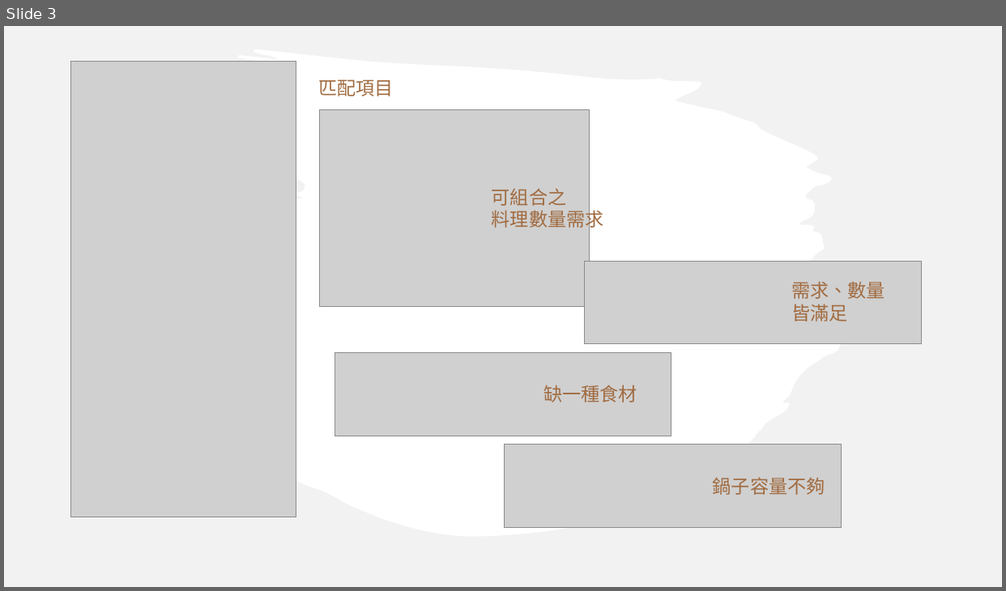
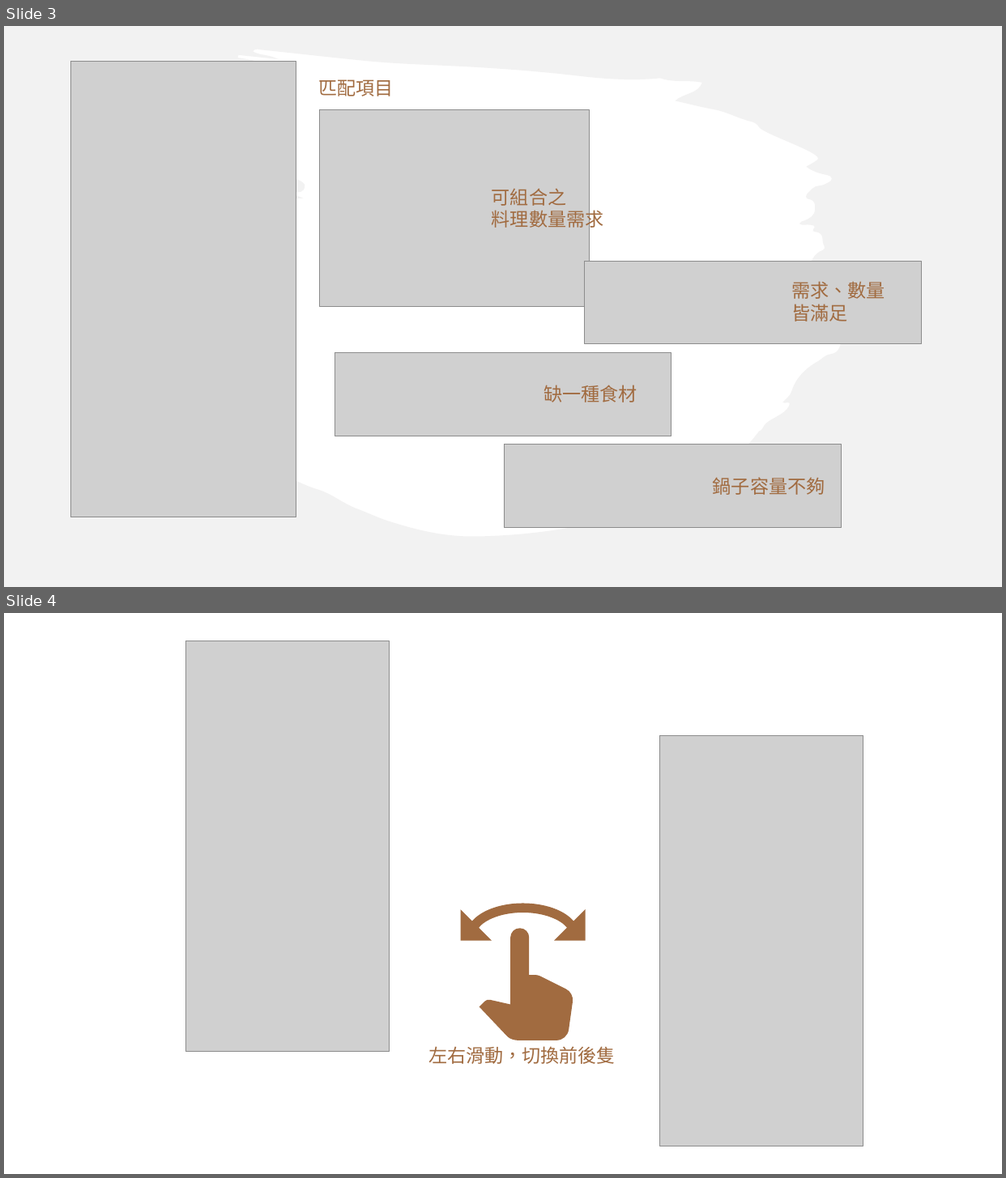
Before and after one commit to HuskyHsu/sleepoke, a slide deck: doc/introduce.pptx. Shown one above the other, each under a label of ours: slide 3 before the commit, slides 3 and 4 after it. The pictures are 1006x591 and 1006x1178 pixels, drawn with LibreOffice and Linux fonts; fonts in the diff are those of the drawing; grey boxes stand for pictures. Boxes give left, top, right and bottom in pixels: in the first picture for what was removed or moved away, otherwise in the second. Text is boxed around its words. In the diff, an @@ line names an element or a change of style, - is before the commit and + after.

```diff
--- a/doc/introduce.pptx
+++ b/doc/introduce.pptx
@@ slide 4 added at (x1=4, y1=613, x2=1002, y2=1174), background #FFFFFF @@
@@ freeform shape added at (x1=4, y1=613, x2=522, y2=1071), fill #FFFFFF at 30% opacity @@
@@ freeform shape added at (x1=4, y1=613, x2=541, y2=1088), outline #FFFFFF 1.5 pt @@
@@ picture added at (x1=186, y1=641, x2=390, y2=1052) @@
@@ freeform shape added at (x1=539, y1=728, x2=1002, y2=1174), outline #FFFFFF 1.5 pt @@
@@ freeform shape added at (x1=560, y1=744, x2=1002, y2=1174), fill #FFFFFF at 30% opacity @@
@@ picture added at (x1=661, y1=736, x2=864, y2=1147) @@
@@ freeform shape added at (x1=461, y1=904, x2=586, y2=941), fill #A16B40 @@
@@ freeform shape added at (x1=479, y1=928, x2=573, y2=1041), fill #A16B40 @@
@@ text added at (x1=428, y1=1046, x2=616, y2=1064), 18 pt, text #A16B40 @@
+左右滑動，切換前後隻
```
Also in this commit, not shown: 1 other file.
